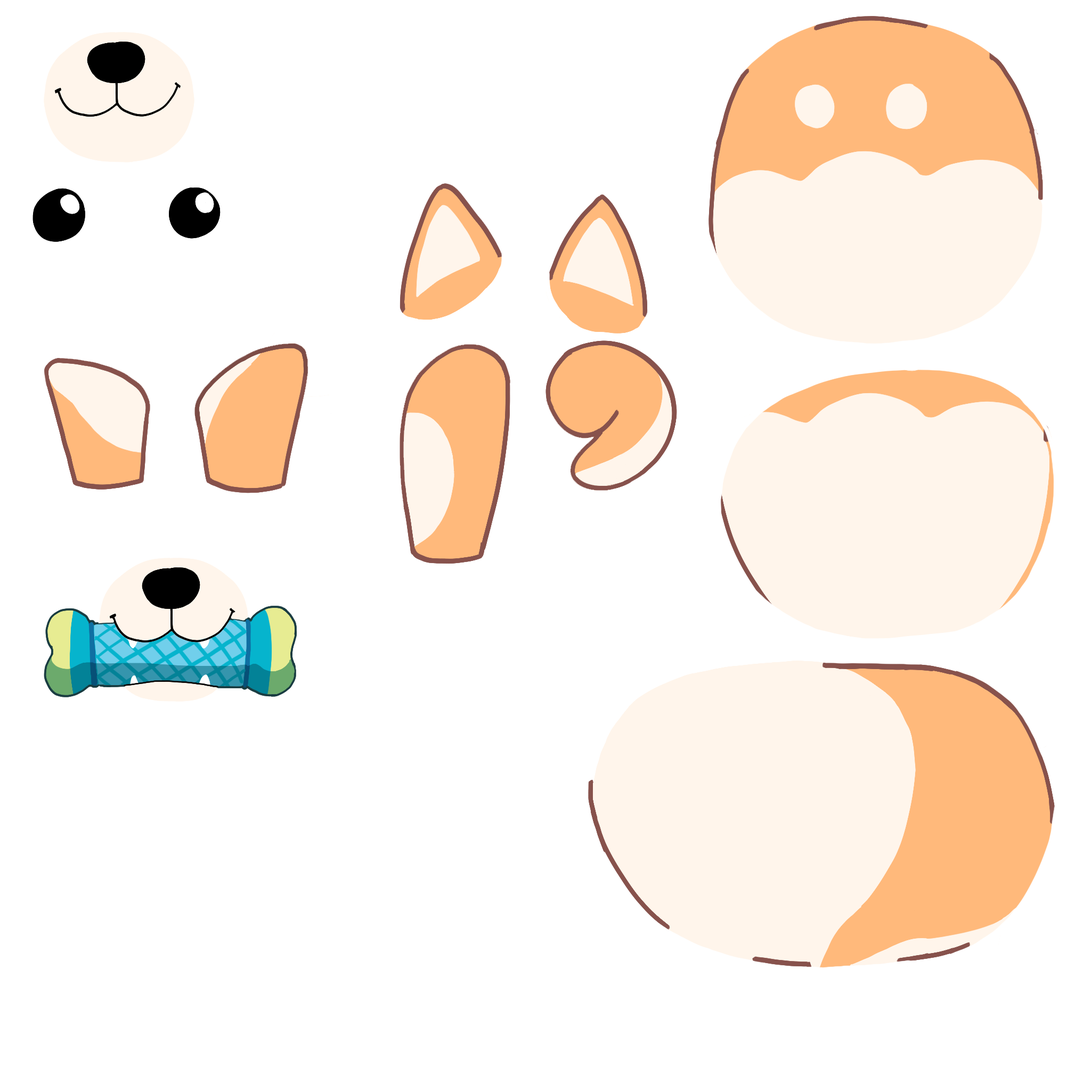
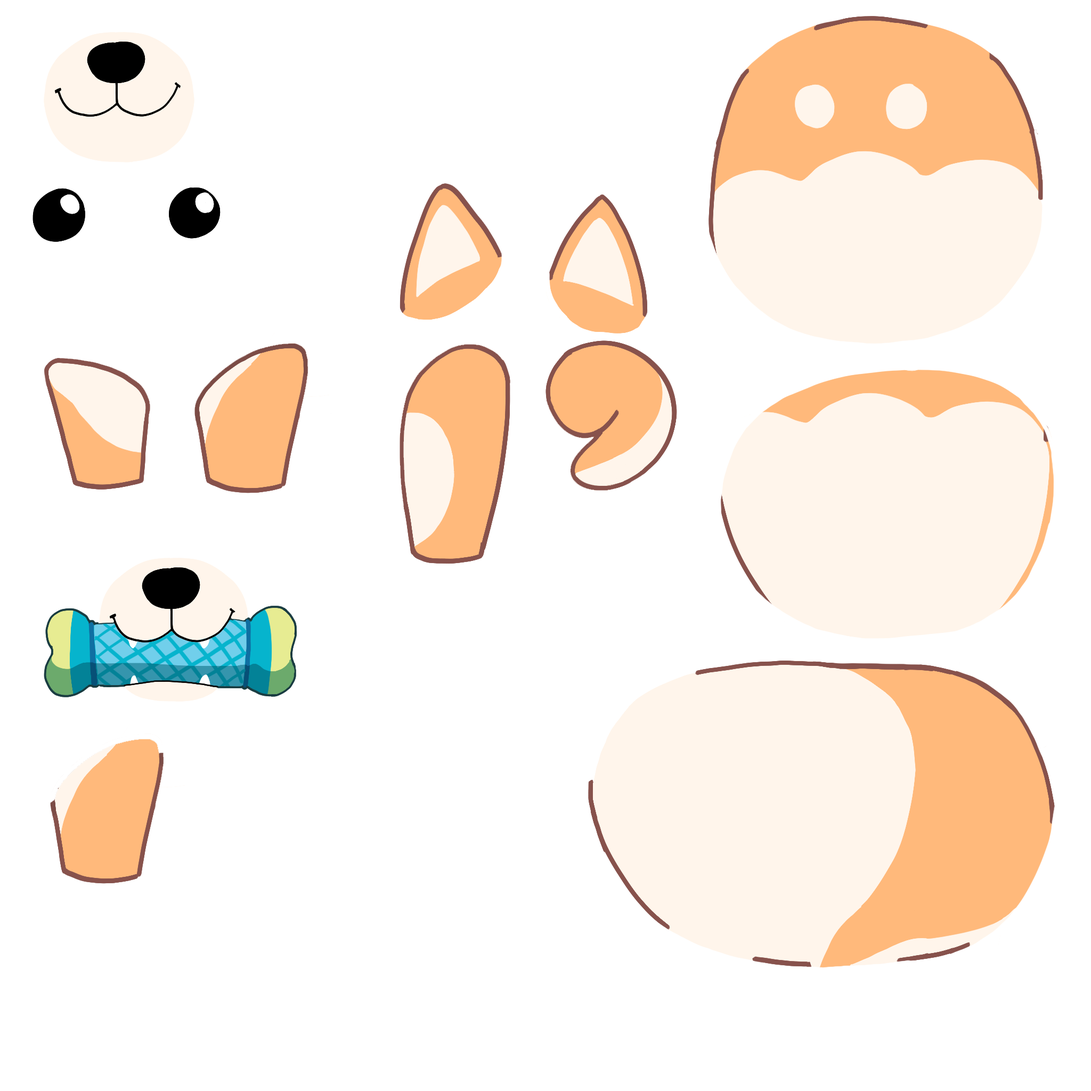
Layers edited between the first and the second 1091×1091 image:
added layer "leg f L copy" in group "rd" over [50, 723, 188, 885]
painted on "body" over [695, 660, 842, 676]
